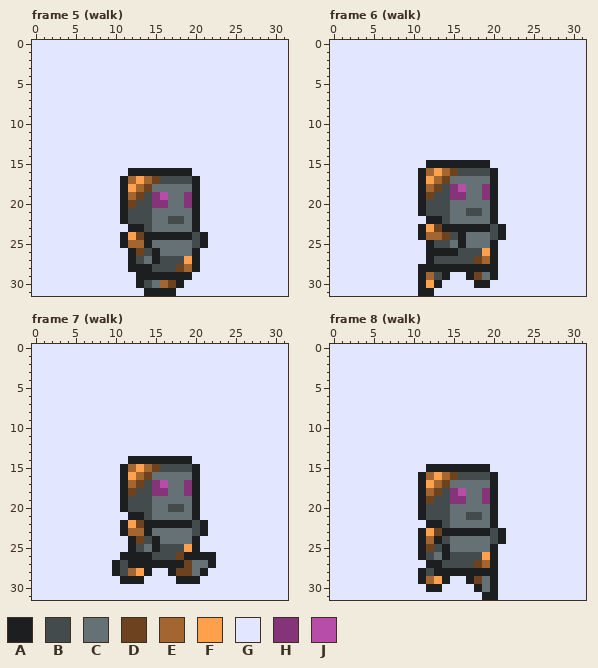
A pixel-art file gets an edit: game/code/assets/art/prota/aseprite/Sprite-prota-animation-full.aseprite. The picture above was drawn from the file before the commit.
32x32 pixels, 22 frames. Shown: frame 5 (walk), frame 6 (walk), frame 7 (walk), frame 8 (walk). The commit also changed other frames, which this record leaves out.
Palette (. is transparent): A #1c1e20  B #434b4d  C #667176  D #6d431f  E #a46630  F #ffa04d  G #e3e6ff  H #853479  J #b84ca9
And afterwards:
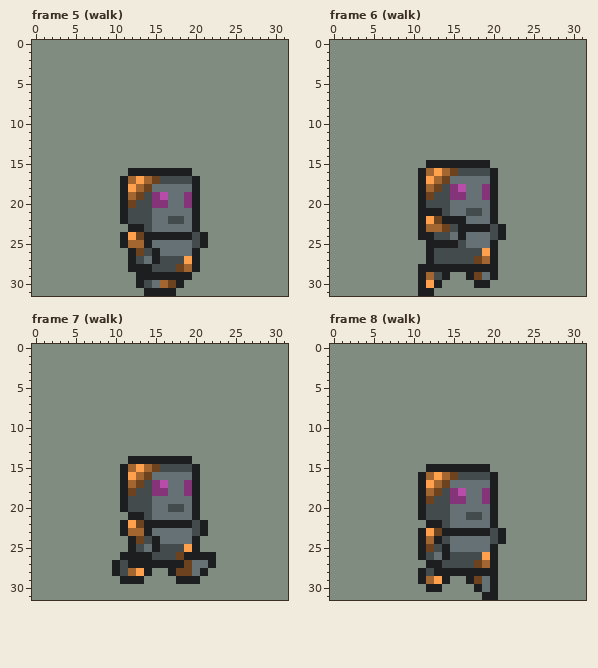
Diff:
@@ palette @@
-G #e3e6ff
+G #7f8c7f
--- frame 6 (walk), layer "sprite"
@@ x 9..18 @@
 20 GGABBBCCCC
-21 GGABBBCCBB
-22 GGGAABCCCC
-23 GGAFDAAAAA
-24 GGAEEDBACC
-25 GGGABBCACC
-26 GGGAAAABBB
+21 GGAAABCCBB
+22 GGAFDAAACC
+23 GGAEEDBAAA
+24 GGAABBCACC
+25 GGGAAAABCC
+26 GGGABBBBBB
 27 GGGABBBBBD
Changed places in both pictures, as pixel boxes (x1, y1, x2, y2):
changed: (32, 40, 288, 296)
changed: (330, 40, 586, 296)
changed: (32, 344, 288, 600)
changed: (330, 344, 586, 600)
